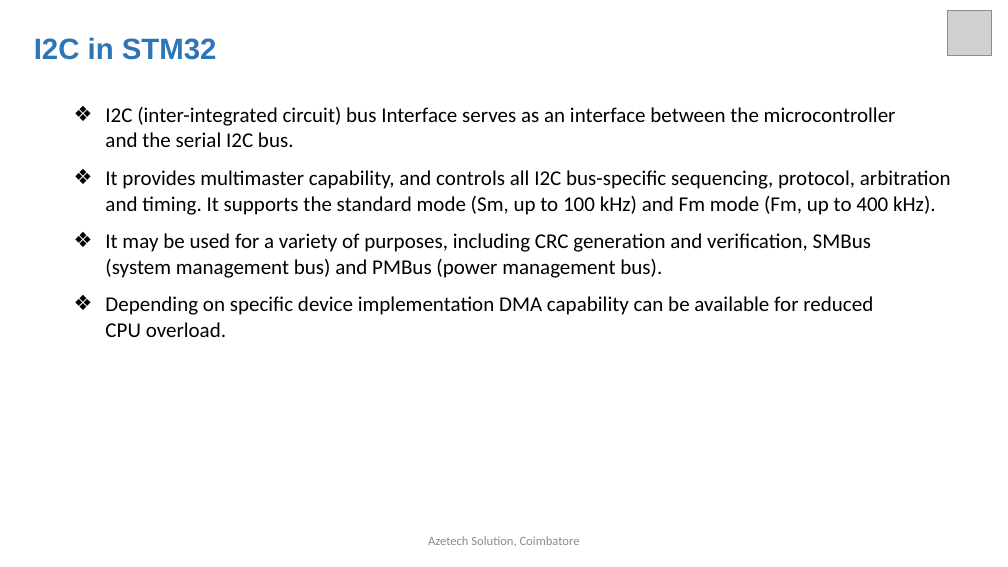
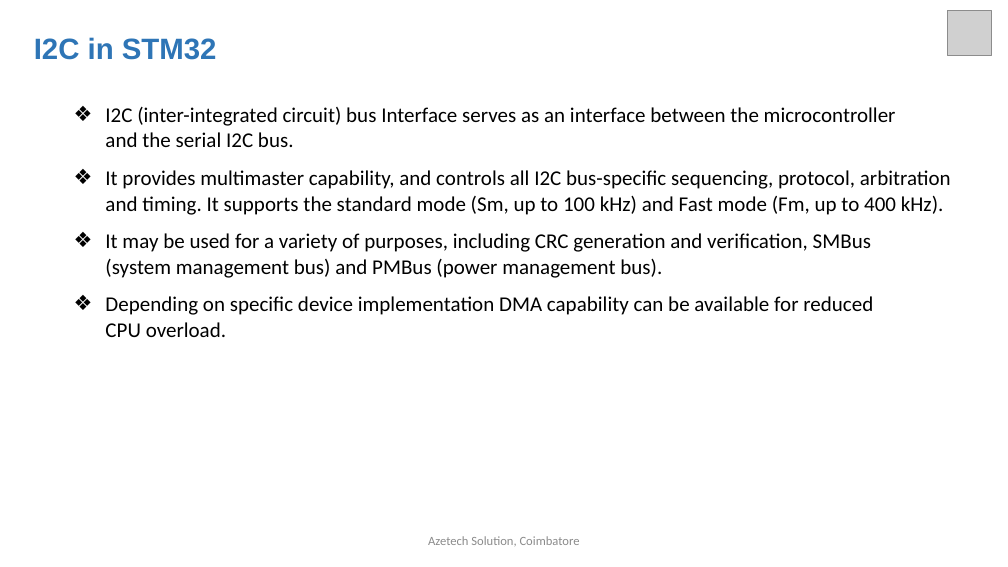
Before and after one commit to arulnelson/AZETECH-CLASS-NOTES, a slide deck: slide 11 of STM32_DOCS/I2C_in_STM32.pptx. Drawn at 1008x567 pixels with LibreOffice and Linux fonts; fonts in the diff are those of the drawing; grey boxes stand for pictures. Boxes give left, top, right and bottom in pixels: in the first picture for what was removed or moved away, otherwise in the second. Text is boxed around its words. In the diff, an @@ line names an element or a change of style, - is before the commit and + after.

```diff
--- a/STM32_DOCS/I2C_in_STM32.pptx
+++ b/STM32_DOCS/I2C_in_STM32.pptx
@@ text at bbox=[105, 170, 951, 215]: text changed @@
-❖ It provides multimaster capability, and controls all I2C bus-specific sequencing, protocol, arbitration and timing. It supports the standard mode (Sm, up to 100 kHz) and Fm mode (Fm, up to 400 kHz).
+❖ It provides multimaster capability, and controls all I2C bus-specific sequencing, protocol, arbitration and timing. It supports the standard mode (Sm, up to 100 kHz) and Fast mode (Fm, up to 400 kHz).
```
Also in this commit, not shown: 6 other slides changed, 2 slides added.
